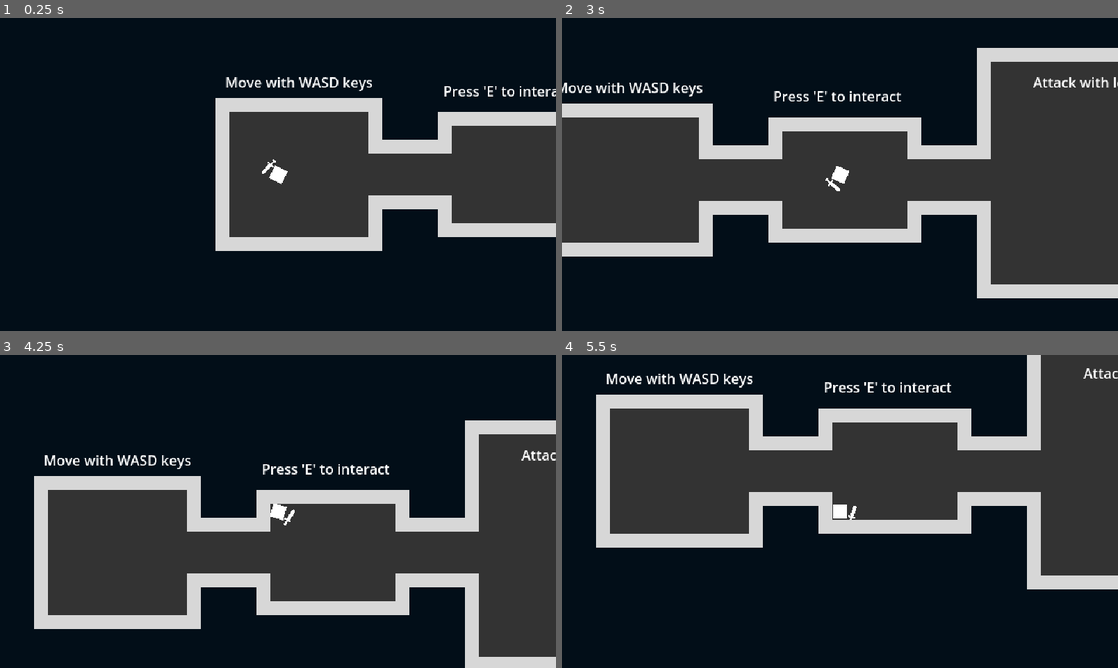
Above: before the commit, frames 1-4 (two rows, left to right).
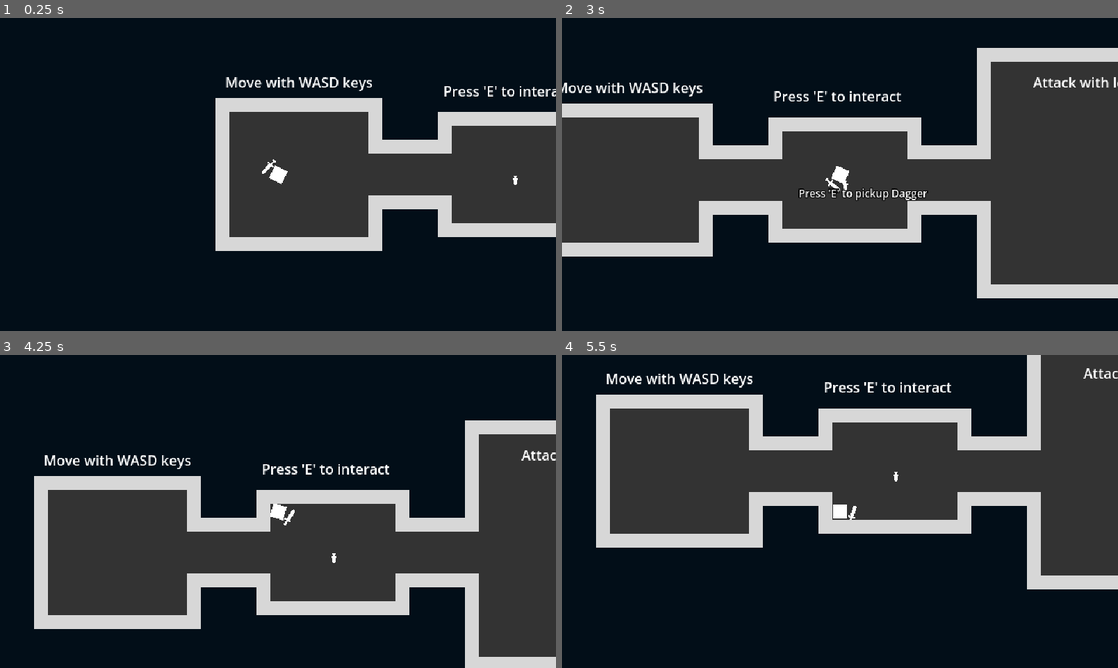
Above: after the commit, the same moments.

Repository: zMenta/Cubesh
Game: Godot game, scene res://main/main.tscn
Two runs of this game, one before a commit and one after it. Both use one fixed random seed, a clock stepped at 60 frames per second and the inputs below.
Inputs (mouse positions are in pixels of both pictures, inside the frame that each line leads up to):
- Up to frame 1 (0.25 s): no input
- Up to frame 2 (3 s): tap E (interact) at 0.5, 0.6, 1.25, 1.55, 2, 2.3, 2.75, 2.85 s; move the mouse to (962, 158) at 0.52 s; hold D (right) 0.53-1.28 s; move the mouse to (728, 190) at 1.27 s; hold S (down) 1.28-2.03 s; click (728, 190) at 1.35 s; move the mouse to (895, 105) at 2.02 s; hold D (right) 2.03-2.78 s; tap Space (dodge) at 2.1 s; move the mouse to (812, 237) at 2.77 s; hold W (up) from 2.78 s (still down)
- Up to frame 3 (4.25 s): tap E (interact) at 3.5, 3.6 s; move the mouse to (444, 558) at 3.52 s; release W (up) at 3.53 s; hold A (left) from 3.53 s (still down)
- Up to frame 4 (5.5 s): tap E (interact) at 4.25, 4.55, 5.3 s; move the mouse to (673, 464) at 4.27 s; click (673, 464) at 4.35 s; move the mouse to (867, 511) at 5.02 s; release A (left) at 5.03 s; hold S (down) from 5.03 s (still down); tap Space (dodge) at 5.1 s

The runs differ from the first frame. In frame 1, less than 0.1% of the frame differs, in the area x 92-94%, y 50-54%; in frame 2, 0.5%, in the area x 42-66%, y 52-59%; in frame 3, less than 0.1%; in frame 4, less than 0.1%.

Commit message:
weapon drop wip

Diff:
--- a/common/autoloads/gamestate.gd
+++ b/common/autoloads/gamestate.gd
@@ -5,3 +5,4 @@
 signal update_tooltip(text: String)
 signal hide_tooltip()
 signal teleport_player(new_global_pos: Vector2)
+signal weapon_pickup(new_weapon: Weapon)
--- a/maps/map_1_1.tscn
+++ b/maps/map_1_1.tscn
@@ -1,6 +1,7 @@
-[gd_scene load_steps=2 format=3 uid="uid://n1x31lge7o0j"]
+[gd_scene load_steps=3 format=3 uid="uid://n1x31lge7o0j"]
 
 [ext_resource type="PackedScene" uid="uid://bagcfyd0a4hx0" path="res://maps/base_tile_map.tscn" id="1_iates"]
+[ext_resource type="PackedScene" uid="uid://c88pjy86wrme1" path="res://maps/props/item_drop/item_drop.tscn" id="2_xt4i6"]
 
 [node name="Map1_1" instance=ExtResource("1_iates")]
 layer_0/tile_data = PackedInt32Array(65528, 0, 0, 65529, 0, 0, 65530, 0, 0, 65531, 0, 0, 65532, 0, 0, 65533, 0, 0, -3,  …(4639 unchanged characters)…
@@ -36,3 +37,6 @@
 offset_bottom = 27.0
 text = "Press 'spacebar' to dash
 "
+
+[node name="ItemDrop" parent="." index="4" instance=ExtResource("2_xt4i6")]
+position = Vector2(-727, 25)
--- /dev/null
+++ b/maps/props/item_drop/item_drop.gd
@@ -0,0 +1,21 @@
+extends Node2D
+
+@export var weapon_scene : PackedScene
+
+@onready var interact_zone : InteractableArea = $InteractableArea
+
+var weapon : Weapon
+
+
+func _ready() -> void:
+	if weapon == null:
+		weapon = weapon_scene.instantiate()
+
+	interact_zone.tooltip_text = "pickup " + weapon.name
+	add_child(weapon)
+
+
+func _on_interactable_area_interacted() -> void:
+	if weapon is Weapon:
+		Gamestate.weapon_pickup.emit(weapon)
+	queue_free()
--- /dev/null
+++ b/maps/props/item_drop/item_drop.tscn
@@ -0,0 +1,21 @@
+[gd_scene load_steps=5 format=3 uid="uid://c88pjy86wrme1"]
+
+[ext_resource type="Script" path="res://maps/props/item_drop/item_drop.gd" id="1_qbilp"]
+[ext_resource type="Script" path="res://maps/props/interactable_area.gd" id="1_xwrii"]
+[ext_resource type="PackedScene" uid="uid://bxsrkofvoagxw" path="res://weapons/dagger.tscn" id="2_evgk0"]
+
+[sub_resource type="CircleShape2D" id="CircleShape2D_endqx"]
+radius = 6.0
+
+[node name="ItemDrop" type="Node2D"]
+script = ExtResource("1_qbilp")
+weapon_scene = ExtResource("2_evgk0")
+
+[node name="InteractableArea" type="Area2D" parent="."]
+script = ExtResource("1_xwrii")
+tooltip_text = "pickup item"
+
+[node name="CollisionShape2D" type="CollisionShape2D" parent="InteractableArea"]
+shape = SubResource("CircleShape2D_endqx")
+
+[connection signal="interacted" from="InteractableArea" to="." method="_on_interactable_area_interacted"]
